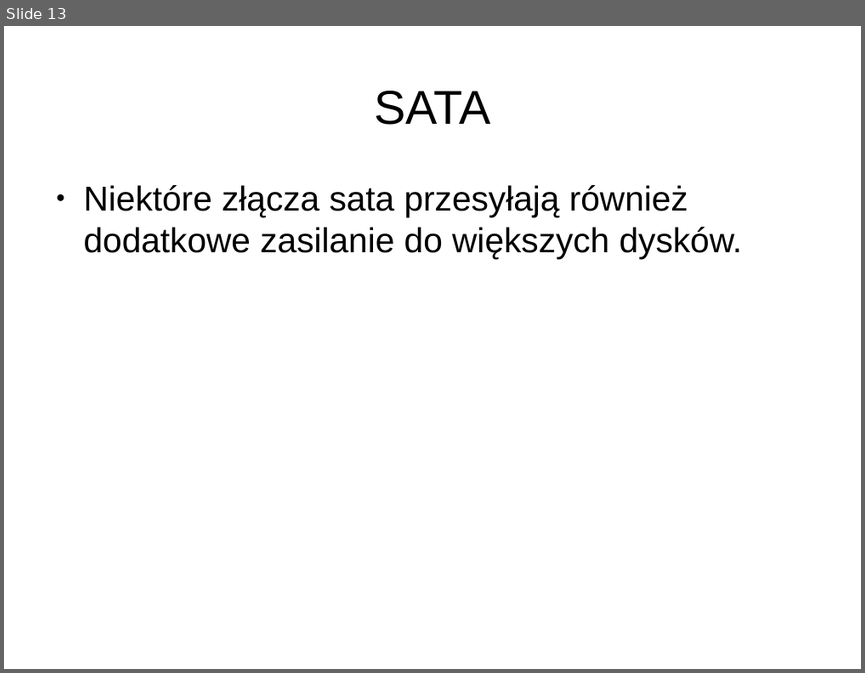
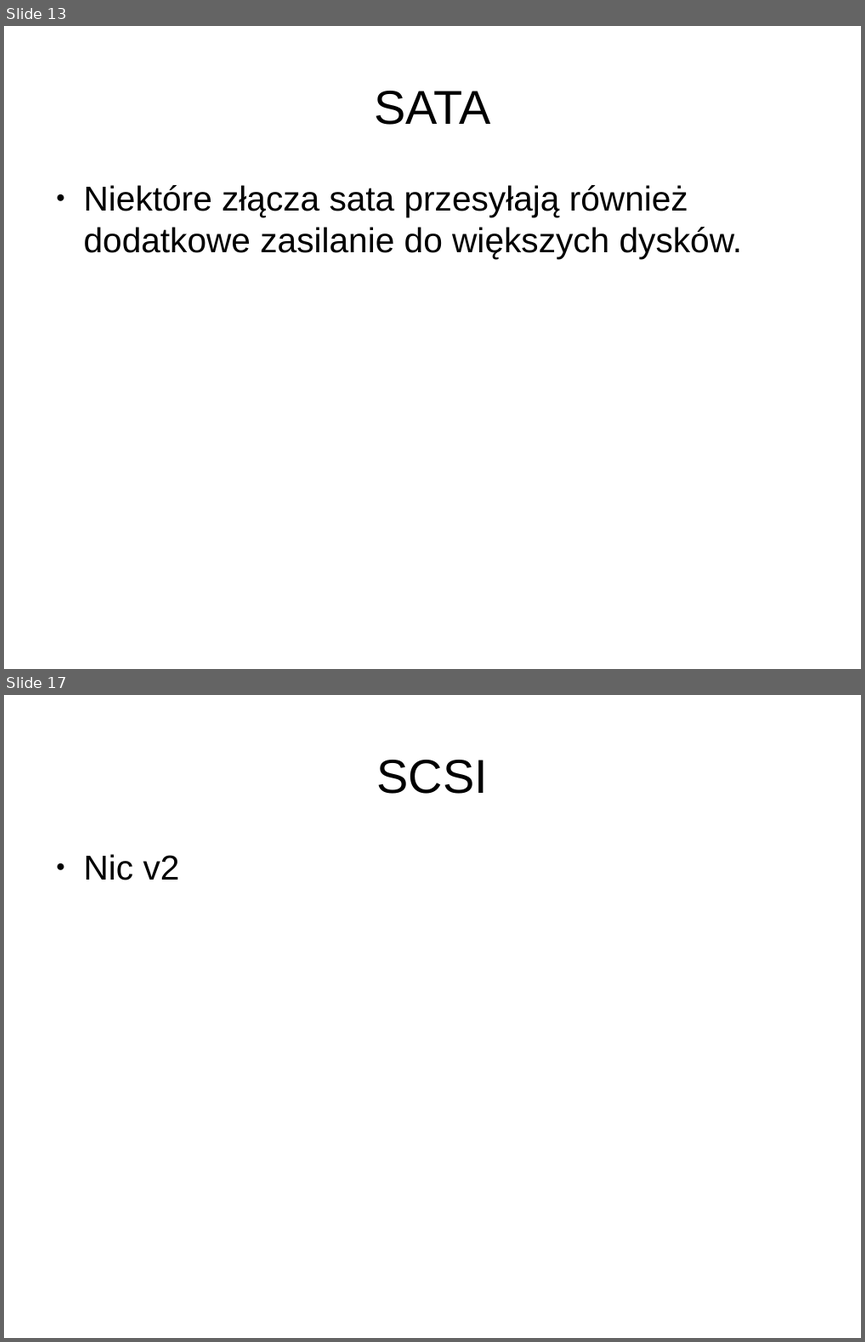
Before and after one commit to Lupa666/PUTDungeon, a slide deck: Magazyny_Danych_Dla_Nas.odp. Shown one above the other, each under a label of ours: slide 13 before the commit, slides 13 and 17 after it; the slides between them are not shown. The pictures are 865x673 and 865x1342 pixels, drawn with LibreOffice and Linux fonts; fonts in the diff are those of the drawing; background and template pictures are left out. Boxes give left, top, right and bottom in pixels: in the first picture for what was removed or moved away, otherwise in the second. Text is boxed around its words. In the diff, an @@ line names an element or a change of style, - is before the commit and + after.

Commit message:
Jest ATA SATA SCSI

```diff
--- a/Magazyny_Danych_Dla_Nas.odp
+++ b/Magazyny_Danych_Dla_Nas.odp
@@ slide 17 added at (x1=4, y1=695, x2=861, y2=1338), background #FFFFFF @@
@@ title added at (x1=377, y1=760, x2=488, y2=794), 44 pt, text #000000 @@
+SCSI
@@ text added at (x1=84, y1=854, x2=180, y2=880), 32 pt, text #000000 @@
+● Nic v2
```
Also in this commit, not shown: 13 other slides added.
